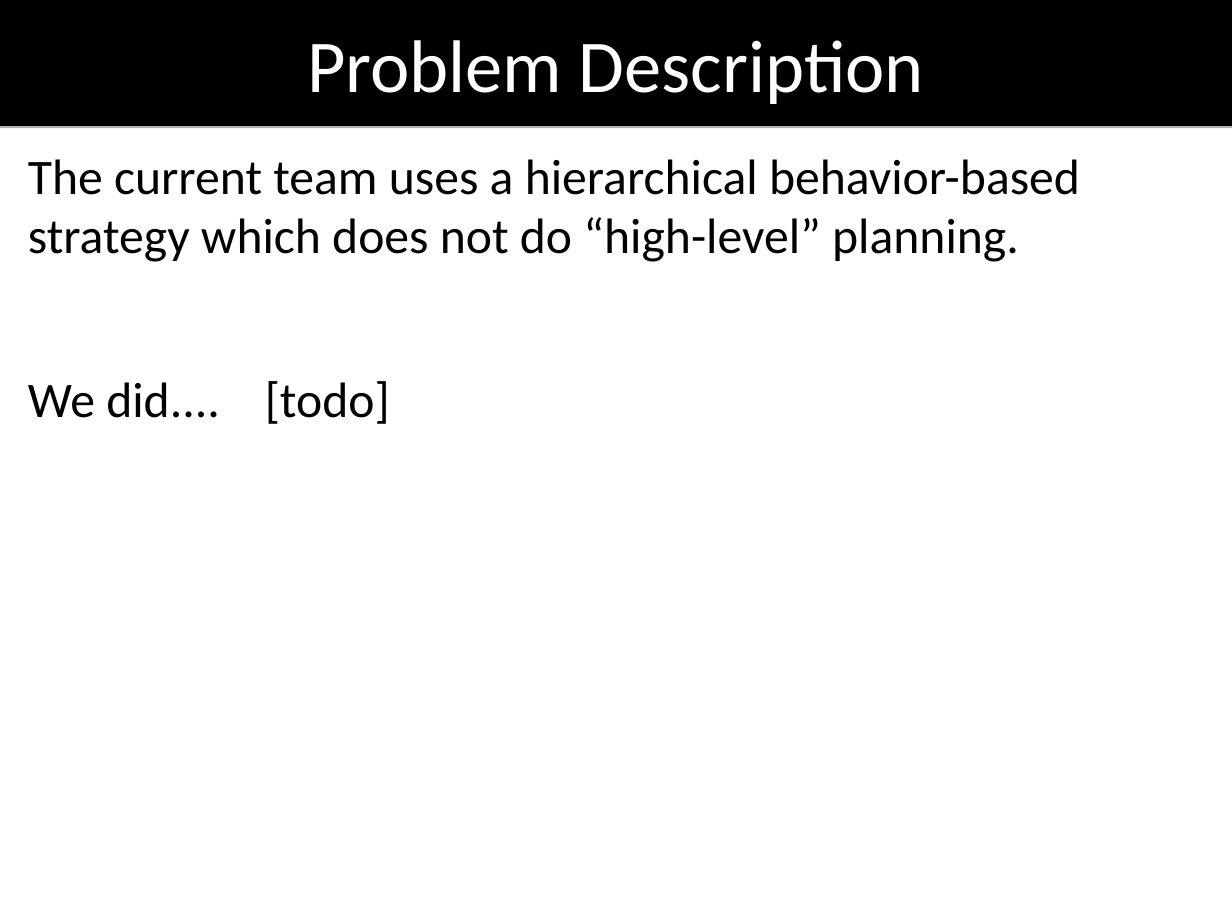
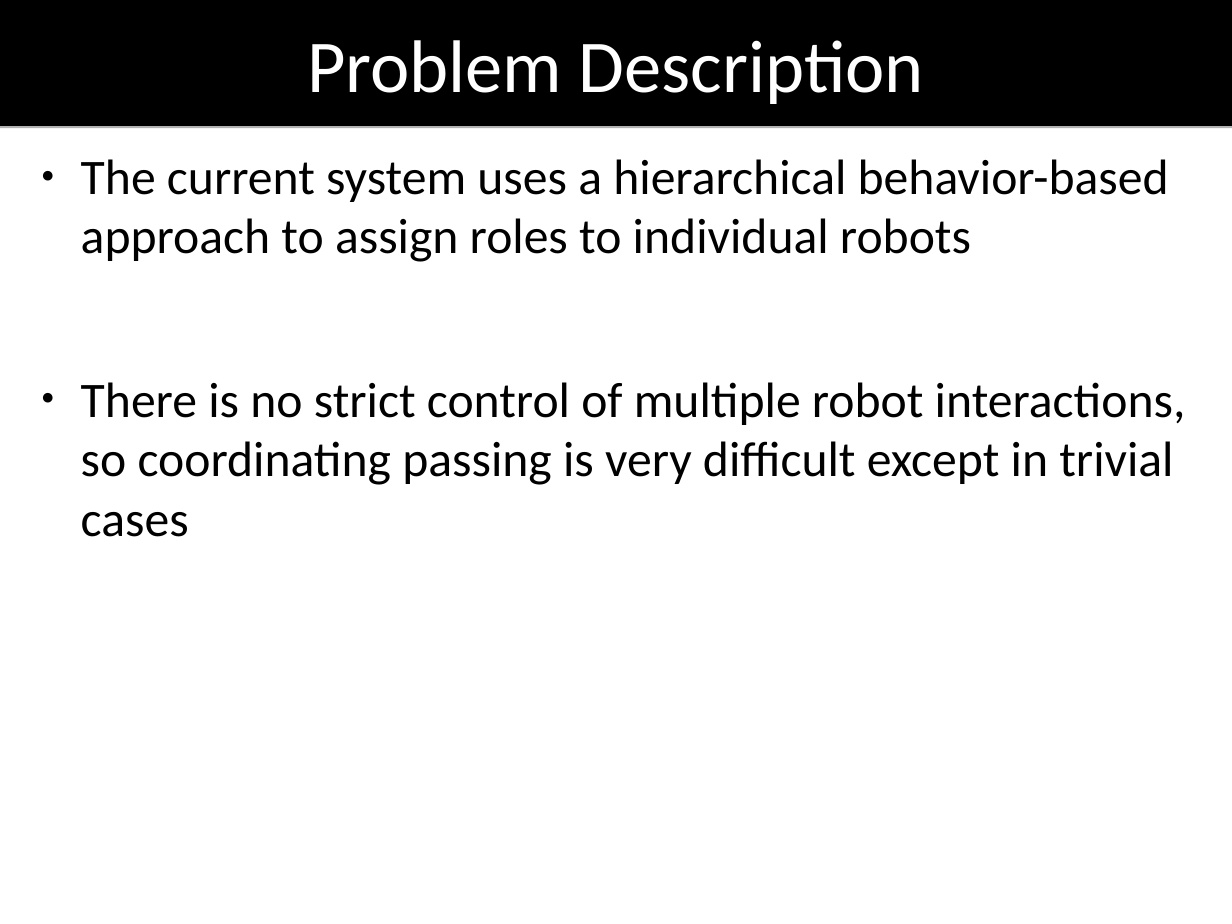
Before and after one commit to oarslan3/gt-cs-rip-projects, a slide deck: slide 3 of final/finalPresentation.odp. Drawn at 1232x924 pixels with LibreOffice and Linux fonts; fonts in the diff are those of the drawing. Boxes give left, top, right and bottom in pixels: in the first picture for what was removed or moved away, otherwise in the second. Text is boxed around its words. In the diff, an @@ line names an element or a change of style, - is before the commit and + after.

```diff
--- a/final/finalPresentation.odp
+++ b/final/finalPresentation.odp
@@ text at box(81, 159, 1186, 537): text changed @@
-The current team uses a hierarchical behavior-based strategy which does not do “high-level” planning.
-We did.... [todo]
+● The current system uses a hierarchical behavior-based approach to assign roles to individual robots
+● There is no strict control of multiple robot interactions, so coordinating passing is very difficult except in trivial cases
```
Also in this commit, not shown: 5 other slides changed, 6 slides added, 2 slides removed, 4 other files.
